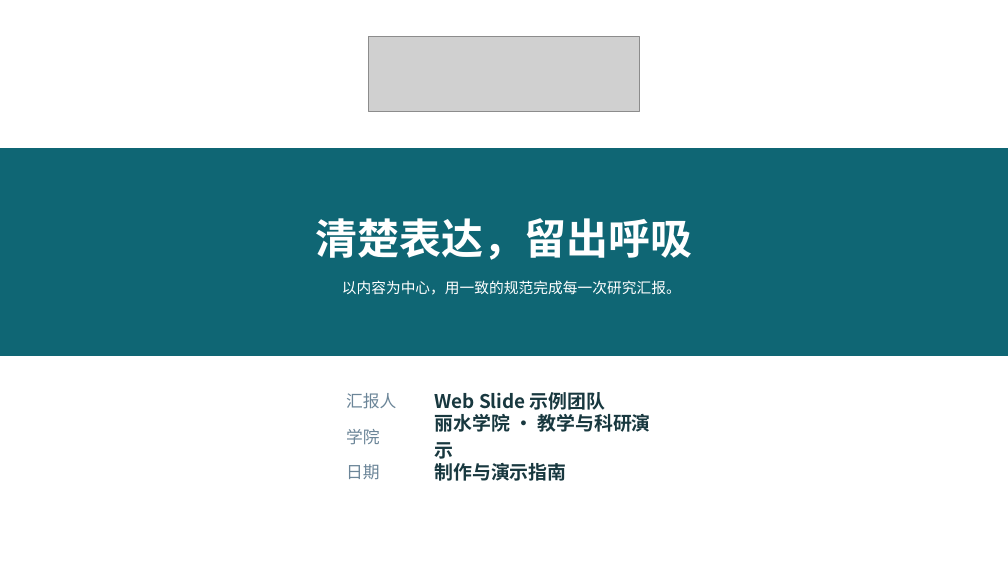
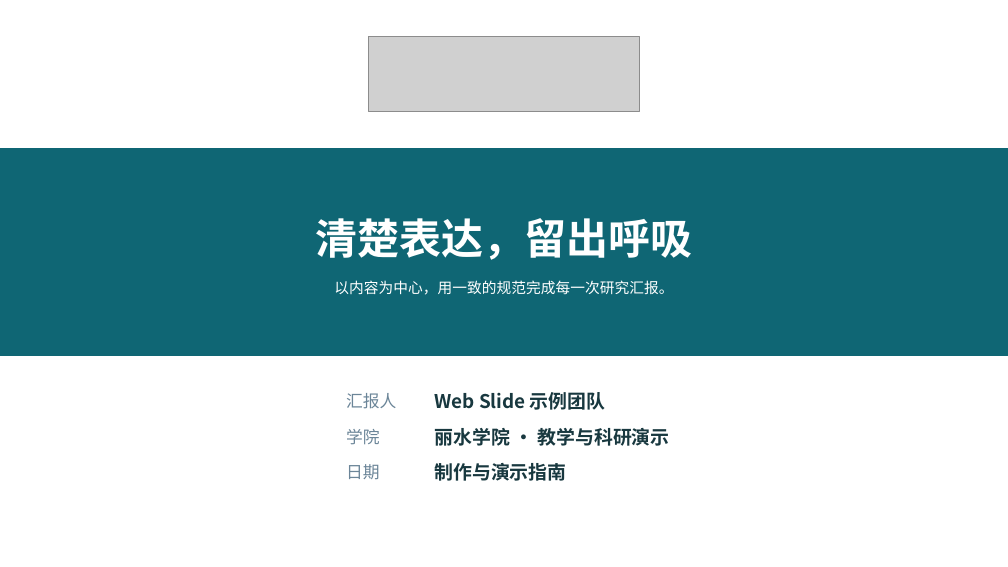
Before and after one commit to lbsun1999/html2ppt-web-slide, a slide deck: slide 30 of output/丽水学院_WebSlide制作与演示指南.pptx. Drawn at 1008x567 pixels with LibreOffice and Linux fonts; fonts in the diff are those of the drawing; grey boxes stand for pictures. Boxes give left, top, right and bottom in pixels: in the first picture for what was removed or moved away, otherwise in the second. Text is boxed around its words. In the diff, an @@ line names an element or a change of style, - is before the commit and + after.

```diff
--- a/output/丽水学院_WebSlide制作与演示指南.pptx
+++ b/output/丽水学院_WebSlide制作与演示指南.pptx
@@ text "以内容为中心，用一致的规范完成每一次研究汇报。": place and size @@
-text "以内容为中心，用一致的规范完成每一次研究汇报。" at bbox=[342, 280, 681, 295]
+text "以内容为中心，用一致的规范完成每一次研究汇报。" at bbox=[334, 280, 673, 295]
@@ text "丽水学院 · 教学与科研演示" rewrapped from bbox=[434, 414, 650, 459] to bbox=[434, 428, 669, 446] @@
```
Also in this commit, not shown: 28 other slides changed, 31 other files.
